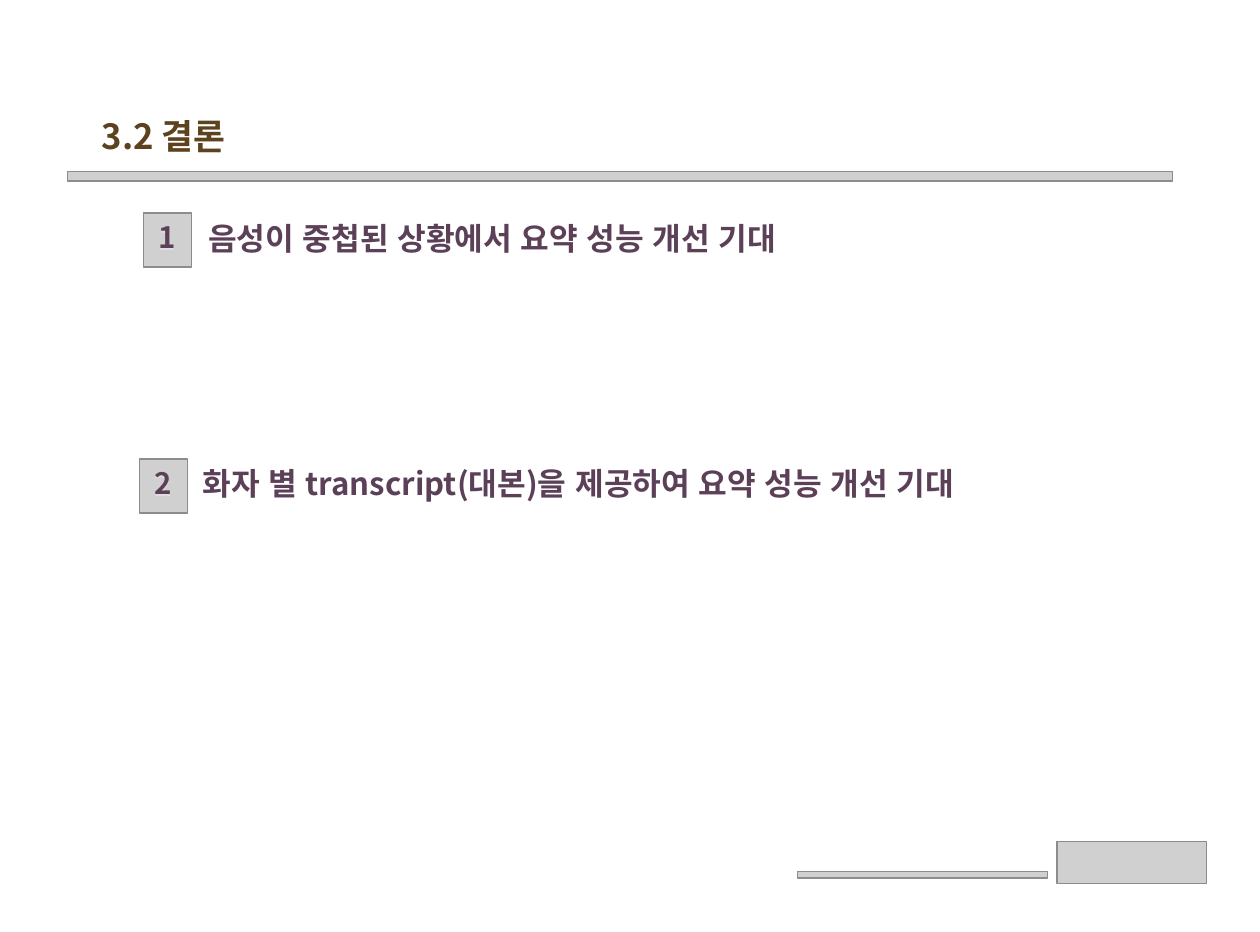
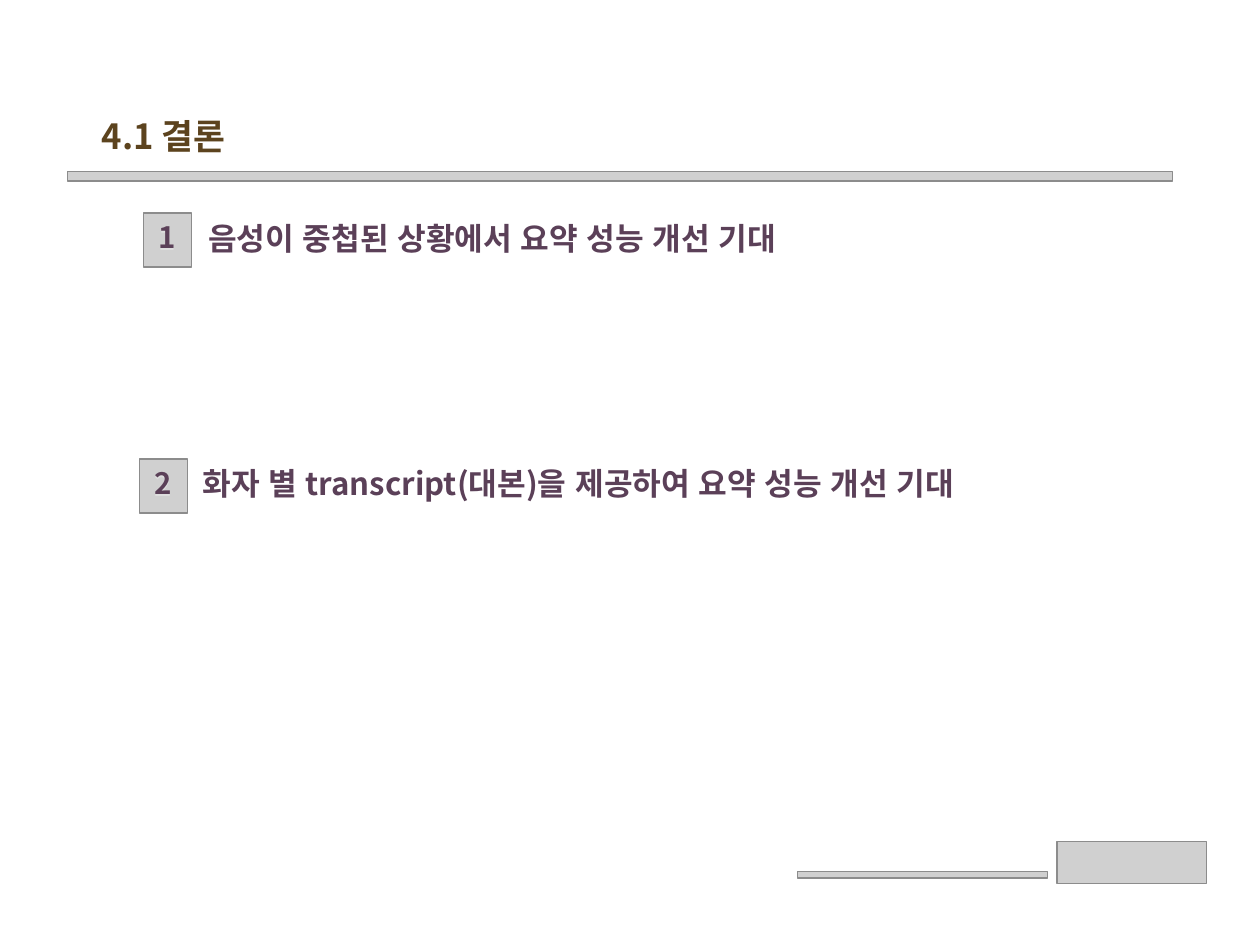
Before and after one commit to wonchul98/audio-to-summary, a slide deck: slide 15 of ppt/0324_2조 프로젝트 주제 발표.pptx (slide 13 before the commit). Drawn at 1260x932 pixels with LibreOffice and Linux fonts; fonts in the diff are those of the drawing; grey boxes stand for pictures; background and template pictures are left out. Boxes give left, top, right and bottom in pixels: in the first picture for what was removed or moved away, otherwise in the second. Text is boxed around its words. In the diff, an @@ line names an element or a change of style, - is before the commit and + after.

```diff
--- a/ppt/0324_2조 프로젝트 주제 발표.pptx
+++ b/ppt/0324_2조 프로젝트 주제 발표.pptx
@@ text at (102,120,226,153): text changed @@
-3.2 결론
+4.1 결론
```
Also in this commit, not shown: 2 other slides changed, 2 slides added, 2 other files.
